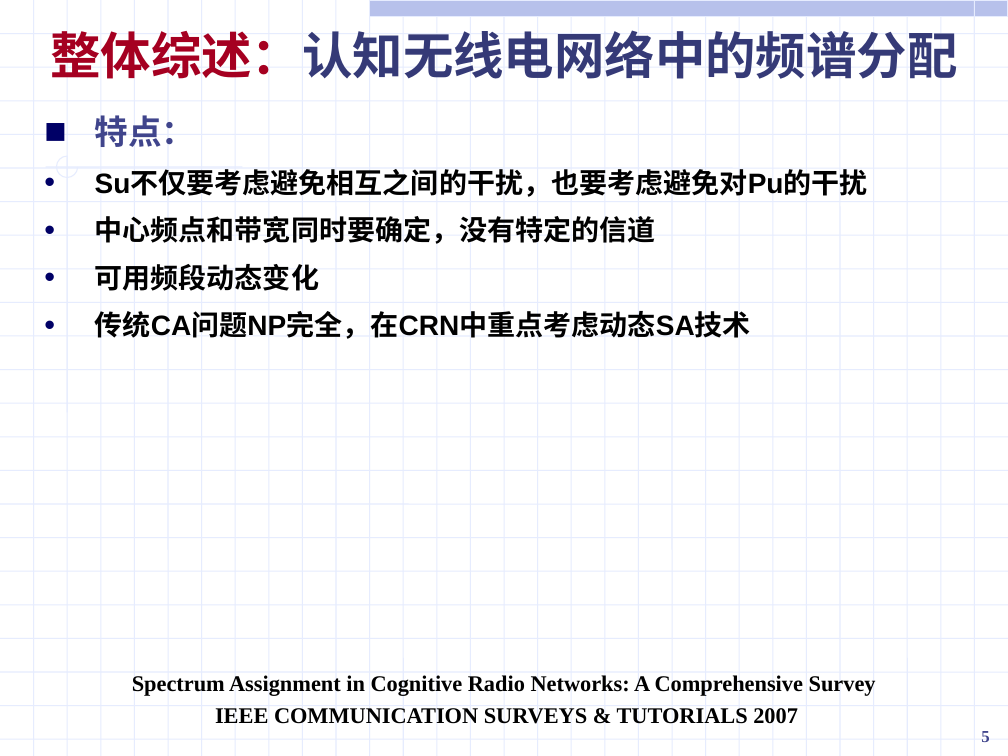
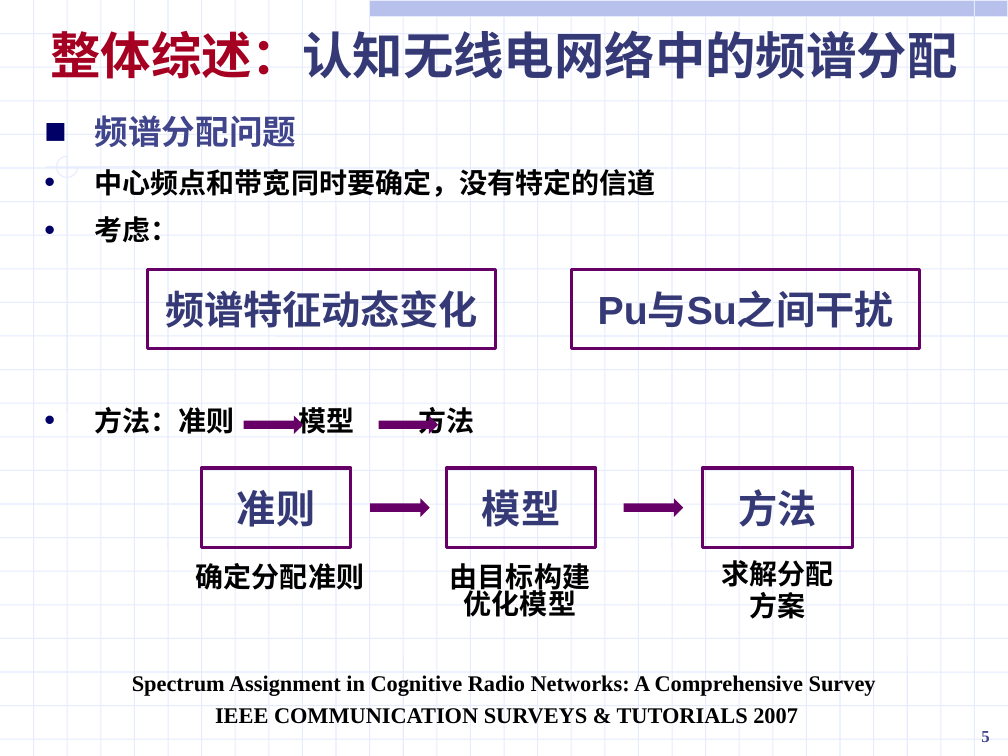
Before and after one commit to ssheroes/hello-world, a slide deck: slide 5 of 战术网频谱共享调研 (2).pptx. Drawn at 1008x756 pixels with LibreOffice and Linux fonts; fonts in the diff are those of the drawing. Boxes give left, top, right and bottom in pixels: in the first picture for what was removed or moved away, otherwise in the second. Text is boxed around its words. In the diff, an @@ line names an element or a change of style, - is before the commit and + after.

Commit message:
change a little 6 -2
change a little 6 -2

```diff
--- a/战术网频谱共享调研 (2).pptx
+++ b/战术网频谱共享调研 (2).pptx
@@ text at [95,115,297,147]: text changed; size 20 to 24 pt; text colour #000000 to #40458C @@
-■ 特点：
-• Su不仅要考虑避免相互之间的干扰，也要考虑避免对Pu的干扰
+■ 频谱分配问题
@@ text at [95,216,474,434]: text changed @@
-• 可用频段动态变化
-• 传统CA问题NP完全，在CRN中重点考虑动态SA技术
+• 考虑：
+• 方法：准则 模型 方法
@@ rectangle added at [147,269,496,349], outline #660066 2.25 pt, 28 pt, text #353A77, bold @@
+频谱特征动态变化
@@ rectangle added at [572,269,920,349], outline #660066 2.25 pt, 28 pt, text #353A77, bold @@
+Pu与Su之间干扰
@@ right arrow added at [246,420,300,428], fill #FFFFFF, outline #660066 3 pt @@
@@ right arrow added at [381,420,435,428], fill #FFFFFF, outline #660066 3 pt @@
@@ rectangle added at [202,468,351,547], outline #660066 2.25 pt, 28 pt, text #353A77, bold @@
+准则
@@ rectangle added at [447,468,596,547], outline #660066 2.25 pt, 28 pt, text #353A77, bold @@
+模型
@@ rectangle added at [703,468,853,547], outline #660066 2.25 pt, 28 pt, text #353A77, bold @@
+方法
@@ right arrow added at [372,504,426,512], fill #FFFFFF, outline #660066 3 pt @@
@@ right arrow added at [626,504,680,512], fill #FFFFFF, outline #660066 3 pt @@
@@ text added at [196,563,364,590], 20 pt, text #000000, bold @@
+确定分配准则
@@ text added at [450,563,590,617], 20 pt, text #000000, bold @@
+由目标构建优化模型
@@ text added at [721,560,833,619], 20 pt, text #000000, bold @@
+求解分配
+方案
```
Also in this commit, not shown: 1 other slide changed, 7 slides added.
